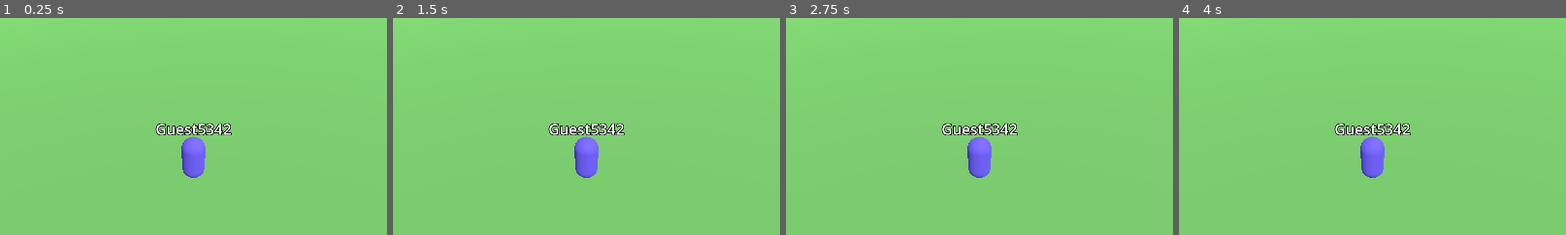
Above: before the commit, frames 1-4 (left to right).
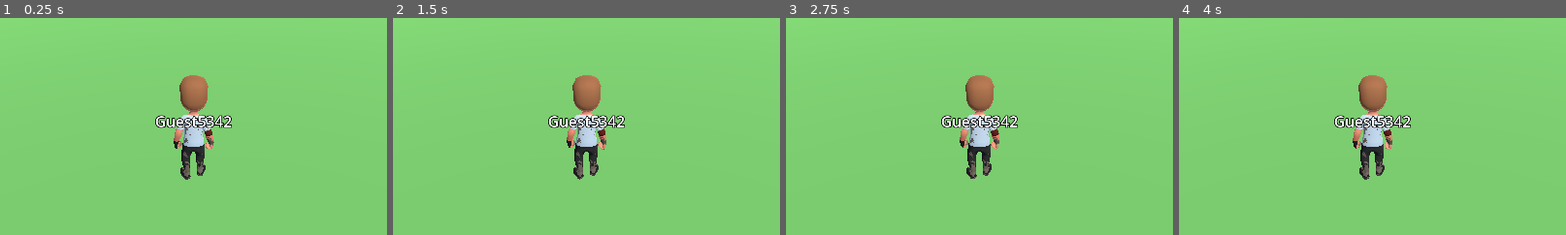
Above: after the commit, the same moments.

Repository: funami-dev/fujoma
Game: Godot game, scene res://main.tscn
The game is run twice, just before and just after one commit, with the same random seed, the same clock (stepped at 60 frames per second) and the same inputs.
Inputs (mouse positions are % of the whole screen's width and height, from its top left):
- Up to frame 1 (0.25 s): no input
- Up to frame 2 (1.5 s): click (19, 96) at 0.52 s; type "12" at 0.6 s; click "wave" at 1.25 s
- Up to frame 3 (2.75 s): click "happy" at 2 s
- Up to frame 4 (4 s): click "sad" at 2.75 s; click "dance" at 3.5 s
The pictures show only the part of the screen within x 25-75%, y 19-69%; the shares and areas given below are measured in that part.

The runs differ from the first frame. In frame 1, 4.0% of the frame differs, in the area x 40-60%, y 26-75%; in frame 2, 4.0%; in frame 3, 4.0%; in frame 4, 4.0%.

Commit message:
Use Kenney Animated Characters (CC0) for players with idle/run/jump animations
Co-Authored-By: Claude Sonnet 5.5 <noreply@anthropic.com>
Claude-Session: https://claude.ai/code/session_01PSNXdpzg6Un1grzxoNeG58

Diff:
--- a/client/avatar.gd
+++ b/client/avatar.gd
@@ -1,45 +1,49 @@
 class_name Avatar
 extends Node3D
-## A player character: colored capsule with a nose, a name tag and a speech label.
+## A player character: Kenney "Animated Characters" model (CC0) with a skin, idle/run/jump
+## animations, a name tag and a speech label.
 
+const MODEL_PATH := "res://assets/characters/characterMedium.fbx"
+const ANIMATION_PATHS := {
+	"idle": "res://assets/characters/animations/idle.fbx",
+	"run": "res://assets/characters/animations/run.fbx",
+	"jump": "res://assets/characters/animations/jump.fbx",
+}
+const SKIN_PATHS := [
+	"res://assets/characters/skins/survivorMaleB.png",
+	"res://assets/characters/skins/survivorFemaleA.png",
+	"res://assets/characters/skins/zombieA.png",
+	"res://assets/characters/skins/zombieC.png",
+]
+const MODEL_SCALE := 1.0
+const MODEL_YAW := PI  # the model faces +Z, our forward is -Z
+const RUN_SPEED_THRESHOLD := 0.8  # m/s
+const TELEPORT_SPEED := 30.0  # ignore jumps like entering a house
 const SPEECH_SECONDS := 5.0
 const EMOTE_SECONDS := 2.0
+
+static var _model_scene: PackedScene
+static var _animations: Dictionary = {}  # name -> Animation
 
 var target_position := Vector3.ZERO
 var target_yaw := 0.0
 var player_id := ""
 
-var _body: MeshInstance3D
+var _model: Node3D
+var _anim: AnimationPlayer
+var _current_anim := ""
 var _name_label: Label3D
 var _speech_label: Label3D
 var _speech_left := 0.0
 var _emote_left := 0.0
+var _last_position := Vector3.INF
 
 
-func setup(id: String, display_name: String, color: Color) -> void:
+func setup(id: String, display_name: String, _color: Color) -> void:
 	player_id = id
-
-	_body = MeshInstance3D.new()
-	var capsule := CapsuleMesh.new()
-	capsule.radius = 0.4
-	capsule.height = 1.6
-	var mat := StandardMaterial3D.new()
-	mat.albedo_color = color
-	capsule.material = mat
-	_body.mesh = capsule
-	_body.position.y = 0.8
-	add_child(_body)
-
-	# Nose marks the facing direction (-Z is forward).
-	var nose := MeshInstance3D.new()
-	var box := BoxMesh.new()
-	box.size = Vector3(0.18, 0.18, 0.3)
-	nose.mesh = box
-	nose.position = Vector3(0, 1.1, -0.45)
-	add_child(nose)
-
-	_name_label = _make_label(display_name, 2.0, 40)
-	_speech_label = _make_label("", 2.7, 40)
+	_build_model()
+	_name_label = _make_label(display_name, 2.3, 40)
+	_speech_label = _make_label("", 3.0, 40)
 	_speech_label.modulate = Color(1, 1, 0.6)
 
 
@@ -52,6 +56,56 @@
 	_speech_label.text = "*%s*" % kind
 	_speech_left = EMOTE_SECONDS
 	_emote_left = EMOTE_SECONDS
+
+
+func _build_model() -> void:
+	if _model_scene == null:
+		_model_scene = load(MODEL_PATH)
+	_model = _model_scene.instantiate()
+	_model.scale = Vector3.ONE * MODEL_SCALE
+	_model.rotation.y = MODEL_YAW
+	add_child(_model)
+
+	# The skin is picked from the player id so everyone looks the same on every client.
+	var skin: Texture2D = load(SKIN_PATHS[absi(player_id.hash()) % SKIN_PATHS.size()])
+	var mat := StandardMaterial3D.new()
+	mat.albedo_texture = skin
+	mat.roughness = 0.9
+	for mi in _model.find_children("*", "MeshInstance3D", true, false):
+		(mi as MeshInstance3D).material_override = mat
+
+	_anim = AnimationPlayer.new()
+	_model.add_child(_anim)  # track paths ("Root/Skeleton3D:...") are relative to the model root
+	var library := AnimationLibrary.new()
+	for anim_name: String in ANIMATION_PATHS:
+		library.add_animation(anim_name, _animation(anim_name))
+	_anim.add_animation_library("", library)
+	_play("idle")
+
+
+## Loads an animation once from its FBX and shares it between all avatars.
+static func _animation(anim_name: String) -> Animation:
+	if _animations.has(anim_name):
+		return _animations[anim_name]
+	var scene: Node = (load(ANIMATION_PATHS[anim_name]) as PackedScene).instantiate()
+	var player: AnimationPlayer = scene.find_child("AnimationPlayer", true, false)
+	var found: Animation = null
+	for a in player.get_animation_list():
+		if a.to_lower().ends_with(anim_name):
+			found = player.get_animation(a)
+	scene.free()
+	if found == null:
+		found = Animation.new()
+	found.loop_mode = Animation.LOOP_LINEAR
+	_animations[anim_name] = found
+	return found
+
+
+func _play(anim_name: String) -> void:
+	if _anim == null or anim_name == _current_anim:
+		return
+	_current_anim = anim_name
+	_anim.play(anim_name, 0.15)
 
 
 func _make_label(text: String, height: float, size: int) -> Label3D:
@@ -74,6 +128,17 @@
 			_speech_label.text = ""
 	if _emote_left > 0.0:
 		_emote_left -= delta
-		_body.position.y = 0.8 + absf(sin(_emote_left * 12.0)) * 0.4
+
+	var speed := 0.0
+	if _last_position != Vector3.INF and delta > 0.0:
+		speed = position.distance_to(_last_position) / delta
+	_last_position = position
+	if speed > TELEPORT_SPEED:
+		speed = 0.0
+
+	if _emote_left > 0.0:
+		_play("jump")
+	elif speed > RUN_SPEED_THRESHOLD:
+		_play("run")
 	else:
-		_body.position.y = 0.8
+		_play("idle")
Not shown, added: client/assets/characters/License.txt
Binary file added: client/assets/characters/animations/idle.fbx
Not shown, added: client/assets/characters/animations/idle.fbx.import
Binary file added: client/assets/characters/animations/jump.fbx
Not shown, added: client/assets/characters/animations/jump.fbx.import
Binary file added: client/assets/characters/animations/run.fbx
Not shown, added: client/assets/characters/animations/run.fbx.import
Binary file added: client/assets/characters/characterMedium.fbx
Not shown, added: client/assets/characters/characterMedium.fbx.import
Binary file added: client/assets/characters/skins/survivorFemaleA.png
Not shown, added: client/assets/characters/skins/survivorFemaleA.png.import
Binary file added: client/assets/characters/skins/survivorMaleB.png
(and 6 more such lines)
